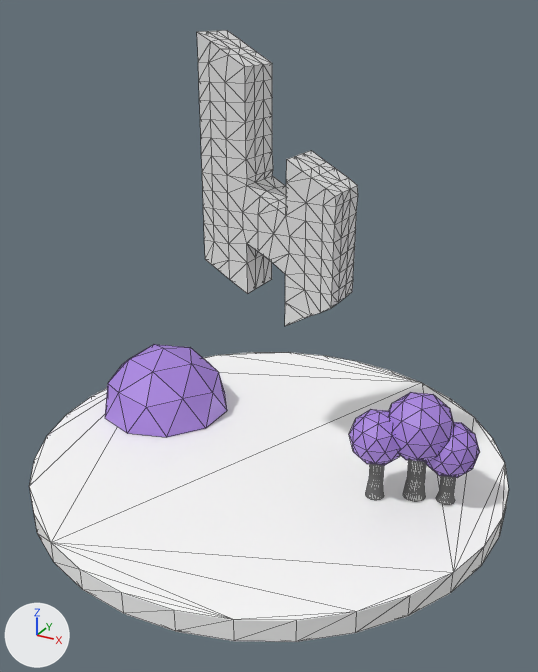
Renders of the Blender file model.blend from each side of a commit.
Both versions are drawn from a camera (50 mm lens) standing at (1.34, -2.43, 1.8) and looking at (0.05, -0.08, 0.62). Arrows for +X, +Y and +Z are at lower left; the lights stay in place. Mesh edges are drawn as thin lines.
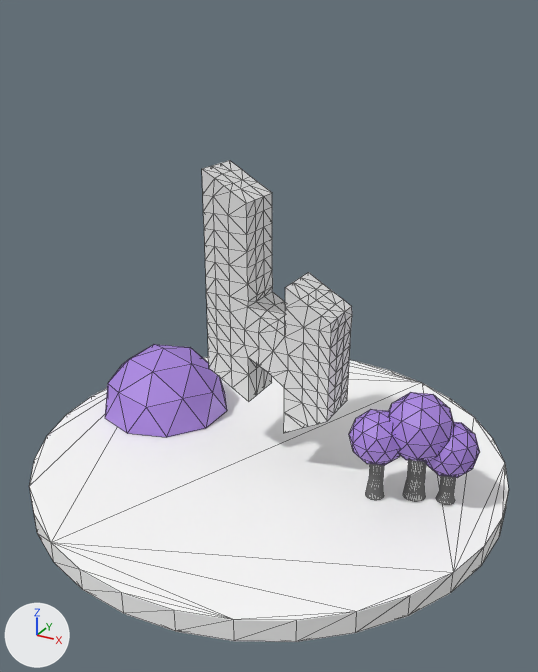
Where the newer file only moved an object's origin or applied its transform, the numbers keep the older frame.

Where the change shows, as pixel boxes (x1, y1, x2, y2) in the pictures (538 x 672 px):
'path189', moved: before (197, 30, 358, 326); after (202, 160, 352, 433)

What the commit changed:
me_path189 has 316 vertices, 628 faces and spans x -0.232..0.318, y -0.098..0.098, z 0.374..1.413.
me_path189 is used by ob_path189; location (0.0, 0.0, 0.31).
me_path189 part 1: the whole mesh is moved by (0.0, 0.0, -0.165).
Object 'path189' (ob_path189) moves from (0.0, 0.0, 0.31) to (0.0, 0.0, 0.0).
